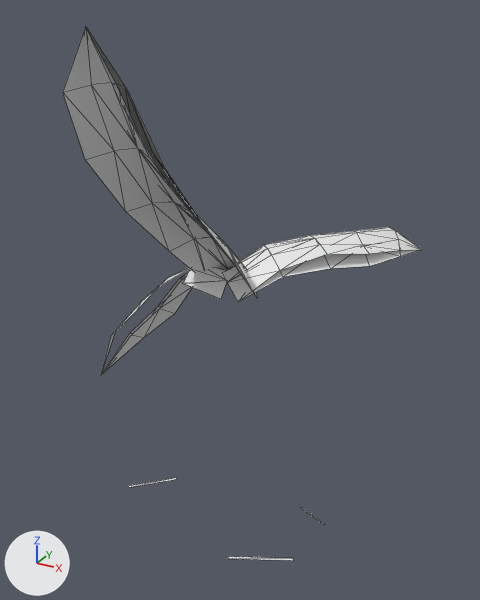
Before and after pictures for a commit that changed the OBJ model game/assets/models/plants/SM_Plant_BananaYoung_Leaf_LOD1.obj.
Before and after are seen from a 50 mm lens placed at (2.22, -3.93, 3.84), pointed at (0.07, -0.02, 1.88). Every picture has the same lights, and +X, +Y and +Z are marked at lower left. The older version comes first. Mesh edges are drawn as thin lines. Where no turn or scale is listed for an object, it has been applied to the vertices. Vertices at exactly the same position are counted once.

The first picture shows 'SM_Plant_BananaYoung_Leaf_LOD1'.
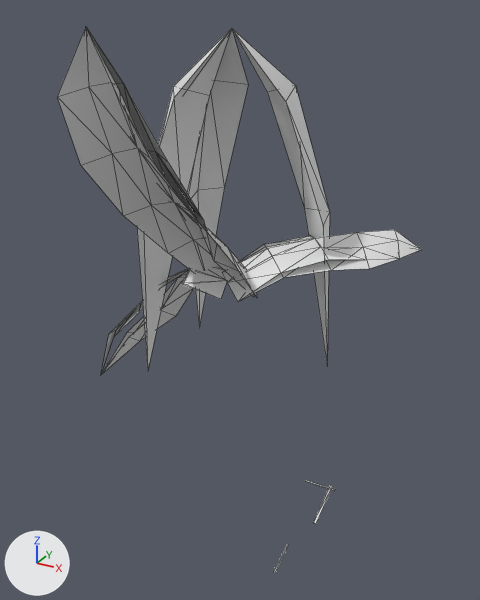
The change, as a diff of the scene's bpy script:
```diff
--- a/game/assets/models/plants/SM_Plant_BananaYoung_Leaf_LOD1.obj.py
+++ b/game/assets/models/plants/SM_Plant_BananaYoung_Leaf_LOD1.obj.py
@@ me_sm_plant_bananayoung_leaf_lod1 @@
 # used by ob_sm_plant_bananayoung_leaf_lod1; location = (0.0, 0.0, 0.0)
 # verts and faces of me_sm_plant_bananayoung_leaf_lod1; kept vertices keep their numbers, new ones are numbered from 123
-me_sm_plant_bananayoung_leaf_lod1.from_pydata(...)  # 123 vertices, 161 faces; spans x -1.4..1.12, y -1.24..0.95, z 0.01..3.75
+me_sm_plant_bananayoung_leaf_lod1.from_pydata(...)  # 150 vertices, 189 faces; spans x -1.4..1.12, y -1.24..0.95, z 0.01..3.75
+# me_sm_plant_bananayoung_leaf_lod1 part 1: a new loose piece of 22 vertices spanning x -0.65..0.61, y -0.43..0.67, z 1.18..3.72
+# me_sm_plant_bananayoung_leaf_lod1 part 2: the loose piece of 4 vertices spanning x -0.89..-0.57, y -0.31..0.0, z 0.01 is deleted
+# me_sm_plant_bananayoung_leaf_lod1 part 3: the loose piece of 4 vertices spanning x 0.28..0.73, y -0.61..-0.37, z 0.01..0.02 is deleted
+# me_sm_plant_bananayoung_leaf_lod1 part 4
+# 18 vertices are removed from x -0.8..0.88, y -0.93..0.87, z 1.54..3.1
+# 47 faces are deleted
+# 6 vertices in x -0.56..0.8, y 0.01..0.51, z 1.77..2.26 move by (0.0, 0.0, -0.01)
+# 38 vertices move from x -1.16..1.05, y -1.18..0.72, z 1.21..3.47 to x -1.18..1.04, y -1.21..0.72, z 1.2..3.48
+# 23 vertices are added at x -1.14..0.85, y -0.91..0.53, z 1.29..3.11
+# 51 new faces join them
+# me_sm_plant_bananayoung_leaf_lod1 part 5
+verts[146] = (0.66, 0.54, 0.03)  # pixel (330, 485)
+verts[147] = (0.71, 0.05, 0.03)  # pixel (313, 522)
+verts[148] = (0.73, 0.05, 0.03)  # pixel (316, 523)
+verts[149] = (0.68, 0.54, 0.03)  # pixel (332, 486)
+verts[150] = (0.45, 0.48, 0.03)  # pixel (305, 481)
+verts[151] = (0.72, 0.49, 0.03)  # pixel (334, 490)
+verts[152] = (0.72, 0.5, 0.03)  # pixel (335, 489)
+verts[153] = (0.45, 0.5, 0.03)  # pixel (306, 480)
+verts[154] = (0.66, -0.56, 0.02)  # pixel (275, 572)
+verts[155] = (0.63, -0.26, 0.02)  # pixel (288, 545)
+verts[156] = (0.62, -0.26, 0.01)  # pixel (286, 544)
+verts[157] = (0.65, -0.56, 0.02)  # pixel (273, 572)
+faces += [(146, 147, 149), (150, 152, 153), (154, 155, 157), (147, 148, 149), (150, 151, 152), (155, 156, 157)]
+# other edits to the shape of me_sm_plant_bananayoung_leaf_lod1 do not show in these pictures
```

What differs and where, as boxes [x1, y1, x2, y2] in the pictures (480 x 600 px; the box of a moved part takes in the faces that stretch with it):
'SM_Plant_BananaYoung_Leaf_LOD1', reshaped
    before: [63, 26, 422, 561]
    after: [57, 26, 422, 573]
part 1 of me_sm_plant_bananayoung_leaf_lod1, added
    after: [137, 28, 330, 369]
part 2 of me_sm_plant_bananayoung_leaf_lod1, deleted
    before: [128, 478, 177, 487]
part 3 of me_sm_plant_bananayoung_leaf_lod1, deleted
    before: [228, 557, 293, 561]
part 4 of me_sm_plant_bananayoung_leaf_lod1, moved or reshaped
    before: [63, 26, 422, 373]
    after: [57, 26, 420, 374]
part 5 of me_sm_plant_bananayoung_leaf_lod1, added
    after: [274, 480, 335, 573]
